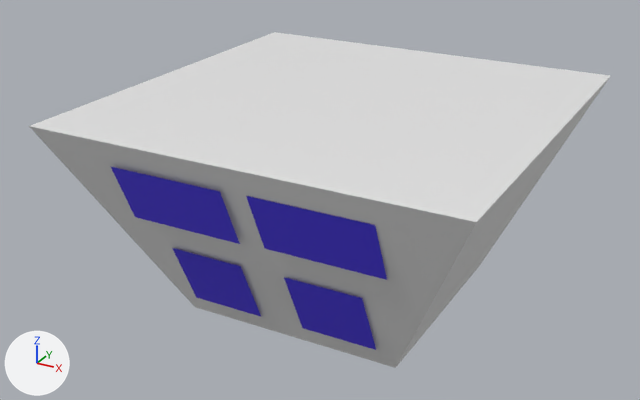
A saved change to the glTF model Assets/scoreboardFRAMES.glb.
Both versions are drawn from a camera (50 mm lens) standing at (-3.42, 0.4, 8.49) and looking at (-7.95, 8.65, 4.37). The axes (+X, +Y, +Z) are drawn at lower left. The lights are the same throughout. Where no turn or scale is listed for an object, it has been applied to the vertices.

In view in the first picture: 'Cube', 'Name1', 'Name2', 'scoreLeft', 'scoreRight'.
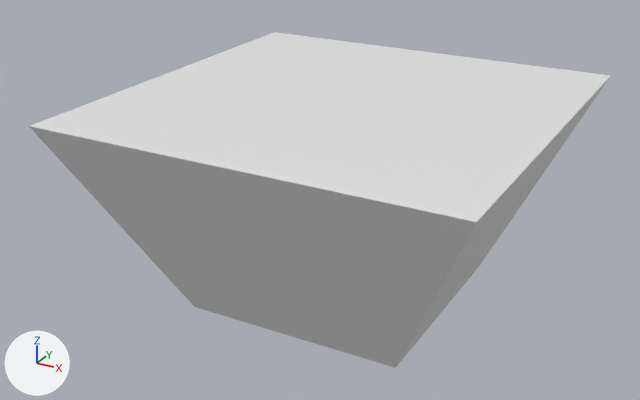
The newer file is also rescaled (x2.349), turned or shifted as a whole; pictures and numbers use the older file's frame.

The change, as JSON lines over the scene's bpy script:
```json
{"op": "remove", "block": "ob_scoreright", "code": ["ob_scoreright = bpy.data.objects.new('scoreRight', me_plane)", "ob_scoreright.location = (-7.028, 7.189, 3.884)"]}
{"op": "remove", "block": "ob_scoreleft", "code": ["ob_scoreleft = bpy.data.objects.new('scoreLeft', me_plane_001)", "ob_scoreleft.location = (-8.404, 7.192, 3.872)"]}
{"op": "remove", "block": "ob_name1", "code": ["ob_name1 = bpy.data.objects.new('Name1', me_plane_002)", "ob_name1.location = (-8.473, 6.66, 4.972)"]}
{"op": "remove", "block": "ob_name2", "code": ["ob_name2 = bpy.data.objects.new('Name2', me_plane_003)", "ob_name2.location = (-6.921, 6.703, 4.967)"]}
```

Location of each change, [x1, y1, x2, y2] in pixels of the pictures (640 x 400 px):
```json
{"object": "Name2", "change": "deleted", "before": [246, 196, 387, 280], "on screen": "blue"}
{"object": "Name1", "change": "deleted", "before": [110, 166, 240, 244], "on screen": "blue"}
{"object": "scoreRight", "change": "deleted", "before": [284, 277, 376, 350], "on screen": "blue"}
{"object": "scoreLeft", "change": "deleted", "before": [172, 248, 261, 316], "on screen": "blue"}
```
